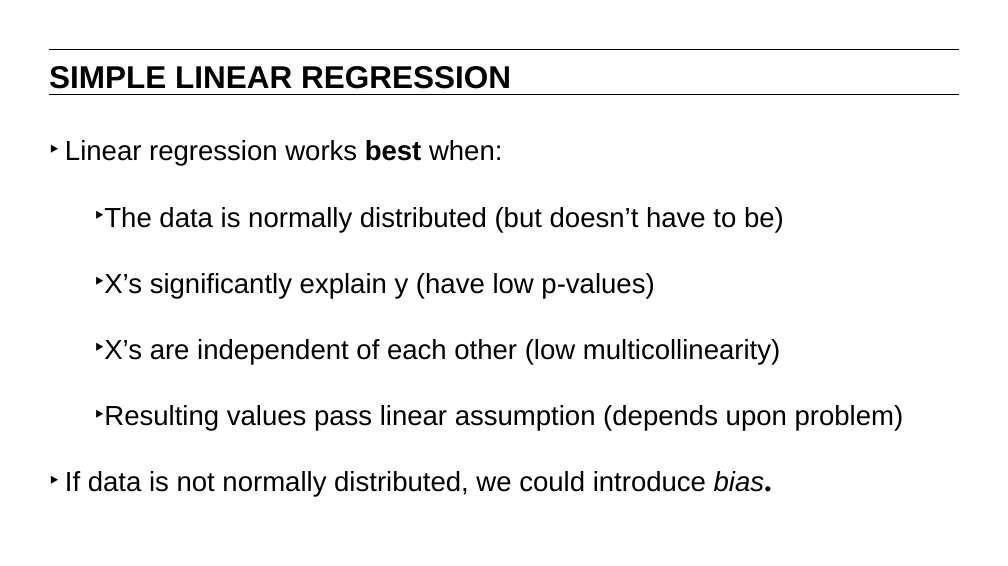
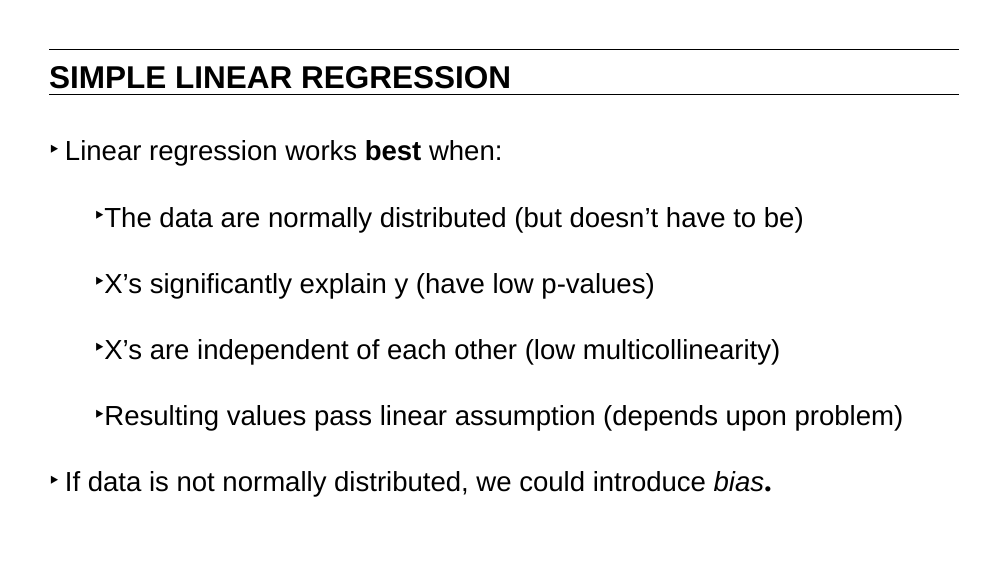
Before and after one commit to matanefron/data-sets, a slide deck: slide 13 of lessons/lesson-5/intro-to-regression-analysis.pptx. Drawn at 1008x566 pixels with LibreOffice and Linux fonts; fonts in the diff are those of the drawing. Boxes give left, top, right and bottom in pixels: in the first picture for what was removed or moved away, otherwise in the second. Text is boxed around its words. In the diff, an @@ line names an element or a change of style, - is before the commit and + after.

```diff
--- a/lessons/lesson-5/intro-to-regression-analysis.pptx
+++ b/lessons/lesson-5/intro-to-regression-analysis.pptx
@@ text at (x1=104, y1=207, x2=804, y2=232): text changed @@
-  ‣ The data is normally distributed (but doesn’t have to be)
+  ‣ The data are normally distributed (but doesn’t have to be)
```
Also in this commit, not shown: 6 other slides changed, 5 other files.
